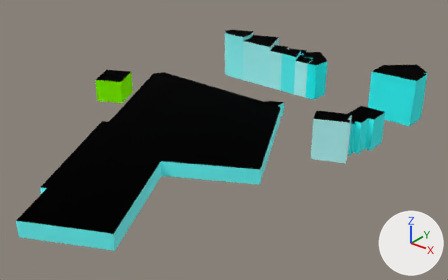
The glTF model web/public/assets/cities/barcelona/tiles/-6_-6.far.glb as it was, and as the next commit left it.
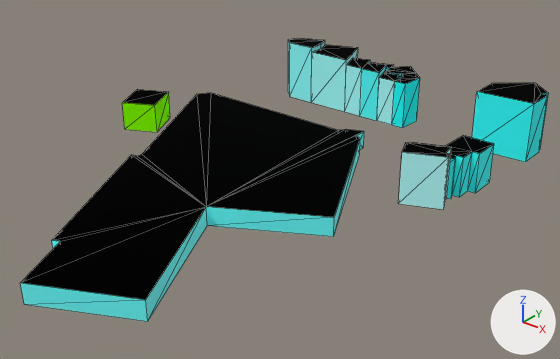
The first picture shows the older version from a 50 mm lens placed at (-1102.0, -1745.0, 201.0), pointed at (-1360.0, -1423.0, 1.0). The close-ups show the older and then the newer version on the part from 0% to 97% of the width and 0% to 100% of the height of that picture. Only the edits that show in the close-ups are written down. The lights are fixed; the arrows at lower right show +X, +Y and +Z. The close-ups show mesh edges as thin lines. Where no turn or scale is listed for an object, it has been applied to the vertices. Vertices at exactly the same position are counted once.

Objects in the first close-up: '-6_-6_far'.
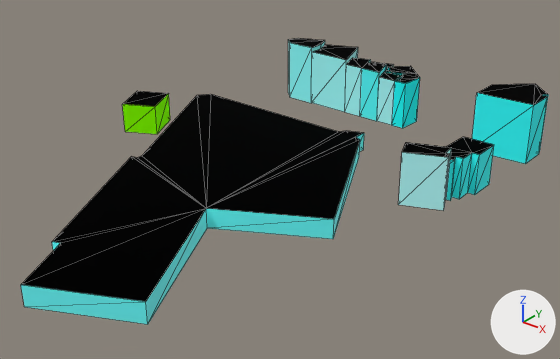
The newer file is also turned or shifted as a whole; pictures and numbers use the older file's frame.

Boxes (x1, y1, x2, y2) around the edits, measured in the close-ups (560 x 359 px; the box of a moved part takes in the faces that stretch with it):
'-6_-6_far', reshaped
    before: (20, 38, 549, 322)
    after: (21, 38, 548, 324)
part 1 of me_6__6_far, moved or reshaped
    before: (20, 93, 364, 322)
    after: (21, 94, 364, 324)
part 2 of me_6__6_far, moved or reshaped
    before: (122, 89, 170, 132)
    after: (122, 91, 170, 134)
part 3 of me_6__6_far, moved or reshaped
    before: (472, 83, 549, 162)
    after: (472, 84, 548, 164)
part 4 of me_6__6_far, added (cyan)
    after: (446, 137, 494, 201)
part 5 of me_6__6_far, moved or reshaped
    both: (288, 39, 420, 128)
part 6 of me_6__6_far, cut back
    before: (398, 135, 494, 210)
    after: (398, 148, 451, 211)

What changed in the scene script:
```text
Change me_6__6_far:
    used by ob_6__6_far; location = (-1384.3, -1431.4, 20.3)
    remove me_6__6_far.from_pydata(...)  # 175 vertices, 268 faces; spans x -121.0..121.0, y -159.0..159.0, z -20.0..20.0
    add me_6__6_far.from_pydata(...)  # 184 vertices, 268 faces; spans x -121.0..121.0, y -159.0..159.0, z -22.0..20.0
    me_6__6_far part 1: the loose piece of 32 vertices spanning x -98.0..82.0, y -159.0..76.0, z -20.0..-9.0 is moved by (0.0, 0.0, -1.0)
    me_6__6_far part 2: the loose piece of 8 vertices spanning x -121.0..-89.0, y 2.0..36.0, z -20.0..-1.0 is moved by (0.0, 0.0, -1.0)
    me_6__6_far part 3: the loose piece of 14 vertices spanning x 85.0..121.0, y 118.0..156.0, z -20.0..17.0 is moved by (0.0, 0.0, -1.0)
    me_6__6_far part 4: a new loose piece of 28 vertices spanning x 77.0..116.0, y 37.0..79.0, z -21.0..3.0
    me_6__6_far part 5
    53 vertices are removed from x -70.0..35.0, y 120.0..159.0, z -20.0..10.0
    118 faces are deleted
    18 vertices are added at x -47.0..35.0, y 120.0..154.0, z -21.0
    13 new vertices lie (0.0, 0.0, -28.0) away from vertices in x -24.0..5.0, y 138.0..159.0, z 7.0
    7 new vertices lie (0.0, 0.0, -35.0) away from vertices in x -20.0..13.0, y 120.0..140.0, z 14.0
    6 new vertices lie (0.0, 0.0, -41.0) away from vertices in x -70.0..-43.0, y 120.0..141.0, z 20.0
    17 new vertices lie (0.0, 0.0, 32.0) away from vertices in x 6.0..35.0, y 120.0..154.0, z -21.0
    106 new faces join them, mat_facade
    12 new faces join them, mat_roof
    me_6__6_far part 6
    33 vertices are removed from x 77.0..116.0, y 24.0..79.0, z -20.0..4.0
    52 faces are deleted
    6 new vertices lie (0.0, 0.0, -31.0) away from vertices in x 84.0..112.0, y 24.0..46.0, z 10.0
    12 new faces join them, mat_facade
```
